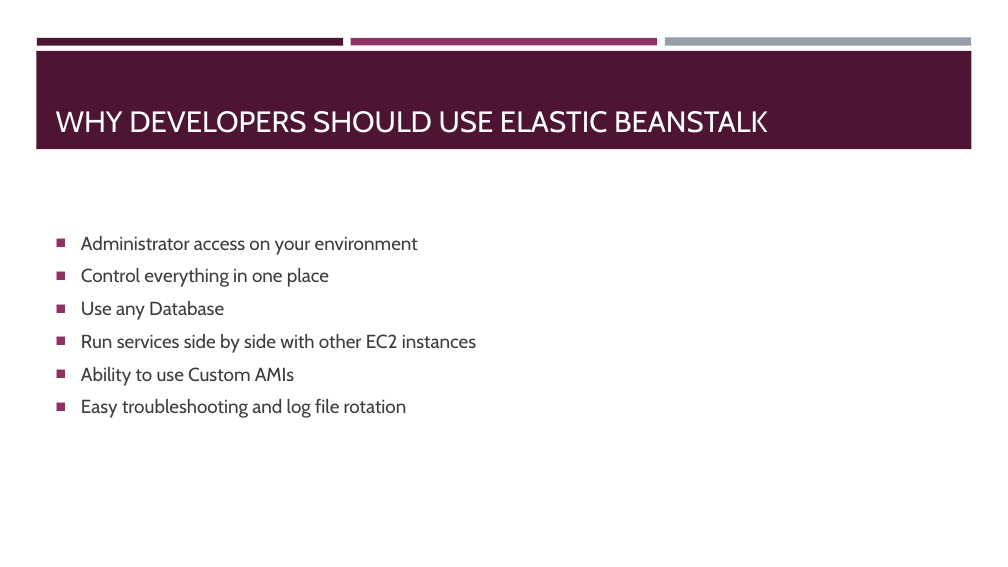
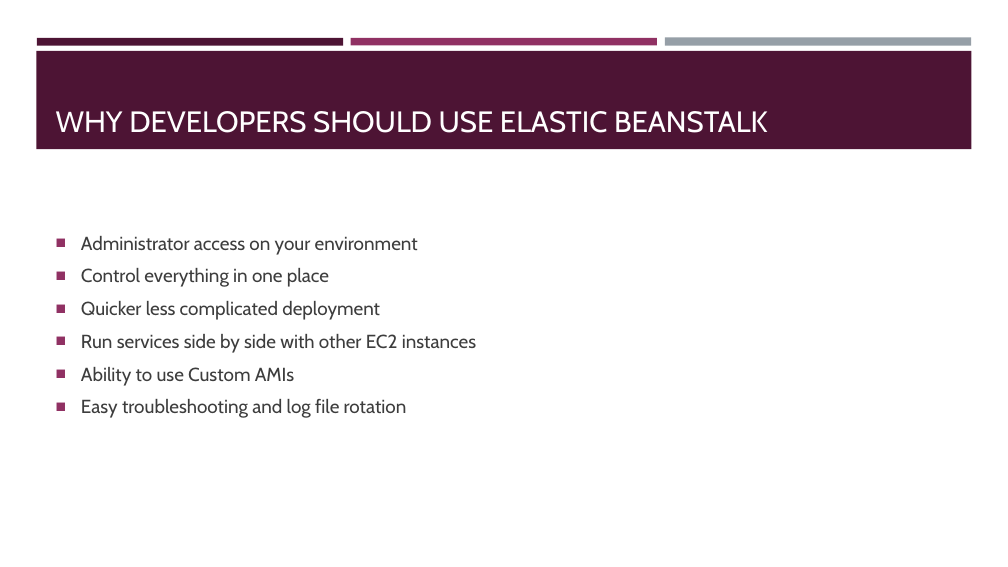
Before and after one commit to lasiewicz/demo, a slide deck: slide 10 of presentation.pptx (slide 7 before the commit). Drawn at 1008x567 pixels with LibreOffice and Linux fonts; fonts in the diff are those of the drawing. Boxes give left, top, right and bottom in pixels: in the first picture for what was removed or moved away, otherwise in the second. Text is boxed around its words. In the diff, an @@ line names an element or a change of style, - is before the commit and + after.

```diff
--- a/presentation.pptx
+++ b/presentation.pptx
@@ text at box(81, 301, 380, 320): text changed @@
-■ Use any Database
+■ Quicker less complicated deployment
```
Also in this commit, not shown: 2 other slides changed, 5 slides added, 22 other files.
